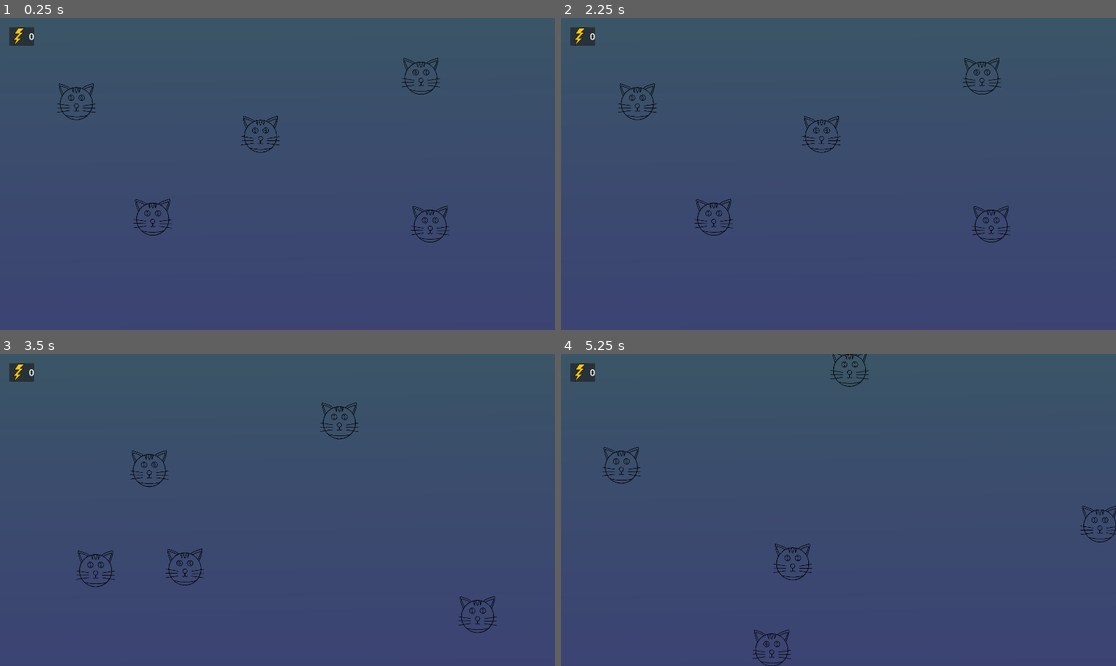
Above: before the commit, frames 1-4 (two rows, left to right).
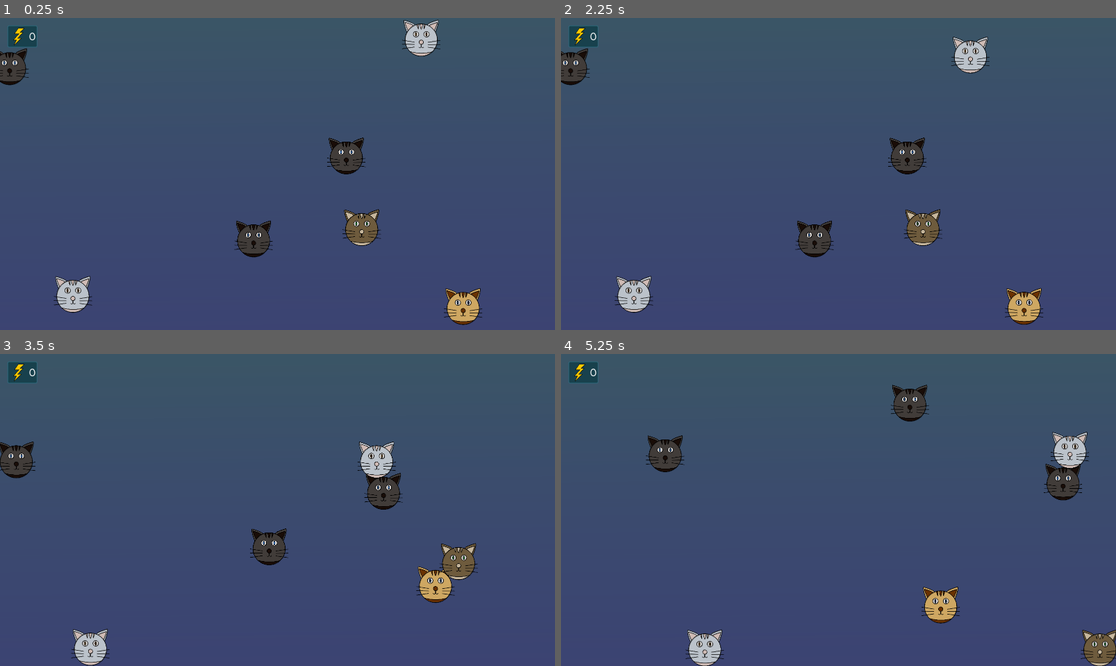
Above: after the commit, the same moments.

Repository: Oreztov/GWJ-63
Game: Godot game, scene res://scenes/game_main.tscn
Two runs of this game, one before a commit and one after it. Both use one fixed random seed, a clock stepped at 60 frames per second and the inputs below.
Inputs (mouse positions are in pixels of both pictures, inside the frame that each line leads up to):
- Up to frame 1 (0.25 s): no input
- Up to frame 2 (2.25 s): tap Enter at 0.5 s; move the mouse to (810, 149) at 0.52 s; tap Space at 1.25 s; move the mouse to (627, 114) at 1.27 s; move the mouse to (977, 236) at 2.02 s
- Up to frame 3 (3.5 s): move the mouse to (122, 572) at 2.77 s
- Up to frame 4 (5.25 s): move the mouse to (888, 435) at 3.52 s; move the mouse to (672, 463) at 4.27 s; move the mouse to (866, 510) at 5.02 s

The runs differ from the first frame. In frame 1, 4.9% of the frame differs, in the area x 0-87%, y 0-99%; in frame 2, 4.9%; in frame 3, 5.0%; in frame 4, 5.0%, in the area x 1-100%, y 0-100%.

Commit message:
Power from patting

Diff:
--- a/project.godot
+++ b/project.godot
@@ -18,12 +18,15 @@
 [autoload]
 
 PowerManager="*res://scripts/PowerManager.gd"
+SpawnManager="*res://scripts/SpawnManager.gd"
 
 [display]
 
 window/size/viewport_width=1920
 window/size/viewport_height=1080
+window/size/mode=3
 mouse_cursor/custom_image="res://textures/cursor_new.png"
+mouse_cursor/custom_image_hotspot=Vector2(10, 5)
 
 [input]
 
--- a/resources/themes/hud_theme.tres
+++ b/resources/themes/hud_theme.tres
@@ -1,3 +1,20 @@
-[gd_resource type="Theme" format=3 uid="uid://bq5t78xyahj5w"]
+[gd_resource type="Theme" load_steps=3 format=3 uid="uid://bq5t78xyahj5w"]
+
+[ext_resource type="FontFile" uid="uid://7hmyfravflep" path="res://fonts/PlaypenSans-VariableFont_wght.ttf" id="1_so6cl"]
+
+[sub_resource type="StyleBoxFlat" id="StyleBoxFlat_rkb8g"]
+bg_color = Color(0, 0, 0, 0.45098)
+corner_radius_top_left = 4
+corner_radius_top_right = 4
+corner_radius_bottom_right = 4
+corner_radius_bottom_left = 4
+expand_margin_left = 4.0
+expand_margin_top = 4.0
+expand_margin_right = 4.0
+expand_margin_bottom = 4.0
+shadow_color = Color(0, 0.882353, 1, 0.243137)
+shadow_size = 3
 
 [resource]
+Label/fonts/font = ExtResource("1_so6cl")
+PanelContainer/styles/panel = SubResource("StyleBoxFlat_rkb8g")
--- a/scenes/cat.tscn
+++ b/scenes/cat.tscn
@@ -1,10 +1,15 @@
-[gd_scene load_steps=5 format=3 uid="uid://bjns4ocojvbog"]
+[gd_scene load_steps=8 format=3 uid="uid://bjns4ocojvbog"]
 
 [ext_resource type="Script" path="res://scripts/Cat.gd" id="1_it10l"]
-[ext_resource type="Texture2D" uid="uid://b3ghu8jvtfgo3" path="res://textures/cat.png" id="2_h067a"]
+[ext_resource type="Texture2D" uid="uid://b3ghu8jvtfgo3" path="res://textures/cats/cat_base.png" id="2_1blq3"]
+[ext_resource type="Texture2D" uid="uid://c38jt0d4vbweu" path="res://textures/cats/cat_colors/cat_color_1.png" id="2_2ptla"]
+[ext_resource type="Texture2D" uid="uid://bxoje4gn2jpu0" path="res://textures/light.png" id="4_fuo88"]
 
 [sub_resource type="CircleShape2D" id="CircleShape2D_pea36"]
 radius = 56.0
+
+[sub_resource type="CanvasItemMaterial" id="CanvasItemMaterial_bc4ia"]
+blend_mode = 1
 
 [sub_resource type="CircleShape2D" id="CircleShape2D_25wiu"]
 radius = 20.0
@@ -15,9 +20,20 @@
 [node name="CollisionShape" type="CollisionShape2D" parent="."]
 shape = SubResource("CircleShape2D_pea36")
 
-[node name="CatSprite" type="Sprite2D" parent="."]
+[node name="Textures" type="Node2D" parent="."]
 scale = Vector2(0.25, 0.25)
-texture = ExtResource("2_h067a")
+
+[node name="CatColor" type="Sprite2D" parent="Textures"]
+texture = ExtResource("2_2ptla")
+
+[node name="CatBase" type="Sprite2D" parent="Textures"]
+texture = ExtResource("2_1blq3")
+
+[node name="CatLight" type="Sprite2D" parent="Textures"]
+modulate = Color(0, 1, 1, 1)
+material = SubResource("CanvasItemMaterial_bc4ia")
+scale = Vector2(6, 6)
+texture = ExtResource("4_fuo88")
 
 [node name="PatArea" type="Area2D" parent="."]
 
@@ -82,6 +98,11 @@
 wait_time = 1.5
 one_shot = true
 
+[node name="PowerGainTimer" type="Timer" parent="Timers"]
+process_callback = 0
+autostart = true
+
 [connection signal="mouse_entered" from="PatArea" to="." method="_on_pat_area_mouse_entered"]
 [connection signal="timeout" from="Timers/MoveTimer" to="." method="_on_move_timer_timeout"]
 [connection signal="timeout" from="Timers/MoveWaitTimer" to="." method="_on_move_wait_timer_timeout"]
+[connection signal="timeout" from="Timers/PowerGainTimer" to="." method="_on_power_gain_timer_timeout"]
--- a/scenes/level.tscn
+++ b/scenes/level.tscn
@@ -1,6 +1,6 @@
 [gd_scene load_steps=6 format=3 uid="uid://dl1n5hla1lvfn"]
 
-[ext_resource type="PackedScene" uid="uid://bjns4ocojvbog" path="res://scenes/cat.tscn" id="1_aj8cr"]
+[ext_resource type="Script" path="res://scripts/level.gd" id="1_c23ku"]
 
 [sub_resource type="Gradient" id="Gradient_k0v2m"]
 colors = PackedColorArray(0.0666667, 0.172549, 0.827451, 0.282353, 0.12549, 0.388235, 0.54902, 0.4)
@@ -19,26 +19,12 @@
 size = Vector2(288, 1568)
 
 [node name="Level" type="Node2D"]
+script = ExtResource("1_c23ku")
 
 [node name="Background" type="Sprite2D" parent="."]
 texture = SubResource("GradientTexture2D_ayog8")
 centered = false
 metadata/_edit_lock_ = true
-
-[node name="Cat" parent="." instance=ExtResource("1_aj8cr")]
-position = Vector2(901, 409)
-
-[node name="Cat2" parent="." instance=ExtResource("1_aj8cr")]
-position = Vector2(264, 296)
-
-[node name="Cat3" parent="." instance=ExtResource("1_aj8cr")]
-position = Vector2(1488, 720)
-
-[node name="Cat4" parent="." instance=ExtResource("1_aj8cr")]
-position = Vector2(528, 696)
-
-[node name="Cat5" parent="." instance=ExtResource("1_aj8cr")]
-position = Vector2(1456, 208)
 
 [node name="LevelBounds" type="StaticBody2D" parent="."]
 
--- /dev/null
+++ b/scenes/popup.tscn
@@ -0,0 +1,146 @@
+[gd_scene load_steps=8 format=3 uid="uid://beu4kt4vyc7d0"]
+
+[ext_resource type="Script" path="res://scripts/popup.gd" id="1_dx5mh"]
+[ext_resource type="Texture2D" uid="uid://d1xsc2u5hb3nl" path="res://textures/power.png" id="1_mndn1"]
+[ext_resource type="FontFile" uid="uid://bgobll5lhkjnf" path="res://fonts/static/PlaypenSans-ExtraBold.ttf" id="2_i3ria"]
+
+[sub_resource type="LabelSettings" id="LabelSettings_foa8u"]
+font = ExtResource("2_i3ria")
+font_size = 256
+outline_size = 48
+outline_color = Color(0, 0, 0, 1)
+
+[sub_resource type="Animation" id="Animation_yespw"]
+resource_name = "spawn"
+length = 1.5
+tracks/0/type = "value"
+tracks/0/imported = false
+tracks/0/enabled = true
+tracks/0/path = NodePath("Control:scale")
+tracks/0/interp = 1
+tracks/0/loop_wrap = true
+tracks/0/keys = {
+"times": PackedFloat32Array(0, 0.2),
+"transitions": PackedFloat32Array(1, 1),
+"update": 0,
+"values": [Vector2(1e-05, 1e-05), Vector2(1, 1)]
+}
+tracks/1/type = "value"
+tracks/1/imported = false
+tracks/1/enabled = true
+tracks/1/path = NodePath("Control:position")
+tracks/1/interp = 1
+tracks/1/loop_wrap = true
+tracks/1/keys = {
+"times": PackedFloat32Array(0.2, 1.5),
+"transitions": PackedFloat32Array(1, 1),
+"update": 0,
+"values": [Vector2(0, 0), Vector2(0, -128)]
+}
+tracks/2/type = "value"
+tracks/2/imported = false
+tracks/2/enabled = true
+tracks/2/path = NodePath("Control:modulate")
+tracks/2/interp = 1
+tracks/2/loop_wrap = true
+tracks/2/keys = {
+"times": PackedFloat32Array(1, 1.5),
+"transitions": PackedFloat32Array(1, 1),
+"update": 0,
+"values": [Color(1, 1, 1, 1), Color(1, 1, 1, 0)]
+}
+
+[sub_resource type="Animation" id="Animation_v384i"]
+length = 0.001
+tracks/0/type = "value"
+tracks/0/imported = false
+tracks/0/enabled = true
+tracks/0/path = NodePath("Control:scale")
+tracks/0/interp = 1
+tracks/0/loop_wrap = true
+tracks/0/keys = {
+"times": PackedFloat32Array(0),
+"transitions": PackedFloat32Array(1),
+"update": 0,
+"values": [Vector2(1, 1)]
+}
+tracks/1/type = "value"
+tracks/1/imported = false
+tracks/1/enabled = true
+tracks/1/path = NodePath("Control:position")
+tracks/1/interp = 1
+tracks/1/loop_wrap = true
+tracks/1/keys = {
+"times": PackedFloat32Array(0),
+"transitions": PackedFloat32Array(1),
+"update": 0,
+"values": [Vector2(0, 0)]
+}
+tracks/2/type = "value"
+tracks/2/imported = false
+tracks/2/enabled = true
+tracks/2/path = NodePath("Control:modulate")
+tracks/2/interp = 1
+tracks/2/loop_wrap = true
+tracks/2/keys = {
+"times": PackedFloat32Array(0),
+"transitions": PackedFloat32Array(1),
+"update": 0,
+"values": [Color(1, 1, 1, 1)]
+}
+
+[sub_resource type="AnimationLibrary" id="AnimationLibrary_3k5ic"]
+_data = {
+"RESET": SubResource("Animation_v384i"),
+"spawn": SubResource("Animation_yespw")
+}
+
+[node name="Popup" type="Node2D"]
+scale = Vector2(0.15, 0.15)
+script = ExtResource("1_dx5mh")
+
+[node name="Control" type="Control" parent="."]
+layout_mode = 3
+anchors_preset = 0
+offset_right = 40.0
+offset_bottom = 40.0
+
+[node name="PopupTexture" type="TextureRect" parent="Control"]
+layout_mode = 1
+anchors_preset = 8
+anchor_left = 0.5
+anchor_top = 0.5
+anchor_right = 0.5
+anchor_bottom = 0.5
+offset_left = -340.0
+offset_top = -340.0
+offset_right = 300.0
+offset_bottom = 300.0
+grow_horizontal = 2
+grow_vertical = 2
+texture = ExtResource("1_mndn1")
+
+[node name="PopupText" type="Label" parent="Control"]
+layout_mode = 1
+anchors_preset = 8
+anchor_left = 0.5
+anchor_top = 0.5
+anchor_right = 0.5
+anchor_bottom = 0.5
+offset_left = -93.0
+offset_top = -215.5
+offset_right = 53.0
+offset_bottom = 175.5
+grow_horizontal = 2
+grow_vertical = 2
+text = "1"
+label_settings = SubResource("LabelSettings_foa8u")
+horizontal_alignment = 1
+
+[node name="AnimationPlayer" type="AnimationPlayer" parent="."]
+autoplay = "spawn"
+libraries = {
+"": SubResource("AnimationLibrary_3k5ic")
+}
+
+[connection signal="animation_finished" from="AnimationPlayer" to="." method="_on_animation_player_animation_finished"]
--- a/scripts/Cat.gd
+++ b/scripts/Cat.gd
@@ -23,22 +23,34 @@
 
 # Power variables
 var power_gain = 1
+var power_gain_time = 0.5
+var power_time_max = 2.5
+var power_time_increment = 0.25
+
+var power_time = 0
 
 # Called when the node enters the scene tree for the first time.
 func _ready():
 	$Timers/MoveWaitTimer.wait_time = randf_range(wait_time_min, wait_time_max)
 	$Timers/MoveWaitTimer.start()
+	$Timers/PowerGainTimer.wait_time = power_gain_time
 
 # Called every frame. 'delta' is the elapsed time since the previous frame.
 func _physics_process(delta):
+	# Handle movement
 	if is_moving:
 		var progress = $Timers/MoveTimer.time_left / $Timers/MoveTimer.wait_time
 		var current_speed = (2 * (-pow(progress, 2) + progress)) * speed
 		velocity = direction * current_speed
 		move_and_slide()
+	# Handle powering
+	power_time -= delta
+	var power_progress = power_time / power_time_max
+	$Textures/CatLight.modulate.a = power_progress + 0.1
 
 func _on_pat_area_mouse_entered():
-	PowerManager.change_power(power_gain)
+	power_time += power_time_increment
+	power_time = clampf(power_time, 0.0, power_time_max)
 
 func _on_move_wait_timer_timeout():
 	# New set of moves
@@ -94,3 +106,9 @@
 	moves_current += 1
 	$Timers/MoveTimer.wait_time = randf_range(move_time_min, move_time_max)
 	$Timers/MoveTimer.start()
+
+func _on_power_gain_timer_timeout():
+	# Gain power
+	if power_time > 0:
+		PowerManager.change_power(power_gain)
+		SpawnManager.create_popup(global_position, load("res://textures/power.png"), str(power_gain))
--- /dev/null
+++ b/scripts/SpawnManager.gd
@@ -0,0 +1,58 @@
+extends Node
+
+@onready var cat = preload("res://scenes/cat.tscn")
+@onready var cat_colors: Array
+
+@onready var popup = preload("res://scenes/popup.tscn")
+
+@onready var level_reference
+
+signal on_level_ready
+
+# Game Variables
+const cat_spawn_init = 7
+
+
+# Called when the node enters the scene tree for the first time.
+func _ready():
+	cat_colors = get_files_in_folder("res://textures/cats/cat_colors", "png")
+	on_level_ready.connect(level_ready)
+
+func level_ready():
+	for i in range(cat_spawn_init):
+		spawn_cat()
+
+func spawn_cat():
+	var new_cat = cat.instantiate()
+	new_cat.global_position = Vector2(randi_range(0, 1920), randi_range(0, 1080))
+	# Random cat color
+	var new_texture = cat_colors[randi_range(0, len(cat_colors))-1]
+	new_cat.get_node("Textures/CatColor").texture = load(new_texture)
+	level_reference.call_deferred("add_child", new_cat)
+
+func create_popup(pos, texture, text):
+	var new_popup = popup.instantiate()
+	new_popup.position = pos
+	new_popup.texture = texture
+	new_popup.text = text
+	new_popup.create()
+	level_reference.call_deferred("add_child", new_popup)
+
+func get_files_in_folder(path, extension):
+	var temp_array = []
+	var dir = DirAccess.open(path)
+	if dir:
+		dir.list_dir_begin()
+		var file_name = dir.get_next()
+		while file_name != "":
+			# Workaround for a Godot """"feature"""". Thanks Godot.
+			file_name = file_name.trim_suffix(".remap")
+			file_name = file_name.trim_suffix(".import")
+
+			if not dir.current_is_dir() and file_name.get_extension() == extension:
+				temp_array.append(path + "/" + file_name)
+			file_name = dir.get_next()
+		return temp_array
+	else:
+		print("Failed to open directory!")
+		return
--- /dev/null
+++ b/scripts/level.gd
@@ -0,0 +1,12 @@
+extends Node2D
+
+
+# Called when the node enters the scene tree for the first time.
+func _ready():
+	SpawnManager.level_reference = self
+
+	SpawnManager.on_level_ready.emit()
+
+# Called every frame. 'delta' is the elapsed time since the previous frame.
+func _process(delta):
+	pass
--- /dev/null
+++ b/scripts/popup.gd
@@ -0,0 +1,15 @@
+extends Node2D
+
+@onready var texture = null
+@onready var text = null
+
+
+func create():
+	$Control/PopupTexture.texture = texture
+	if text != null:
+		$Control/PopupText.text = text
+	else:
+		$Control/PopupText.text = ""
+
+func _on_animation_player_animation_finished(anim_name):
+	queue_free()
Not shown, added: fonts/OFL.txt
Binary file added: fonts/PlaypenSans-VariableFont_wght.ttf
Not shown, added: fonts/PlaypenSans-VariableFont_wght.ttf.import
Not shown, added: fonts/README.txt
Binary file added: fonts/static/PlaypenSans-Bold.ttf
Not shown, added: fonts/static/PlaypenSans-Bold.ttf.import
Binary file added: fonts/static/PlaypenSans-ExtraBold.ttf
Not shown, added: fonts/static/PlaypenSans-ExtraBold.ttf.import
Binary file added: fonts/static/PlaypenSans-ExtraLight.ttf
Not shown, added: fonts/static/PlaypenSans-ExtraLight.ttf.import
Binary file added: fonts/static/PlaypenSans-Light.ttf
Not shown, added: fonts/static/PlaypenSans-Light.ttf.import
(and 24 more such lines)
